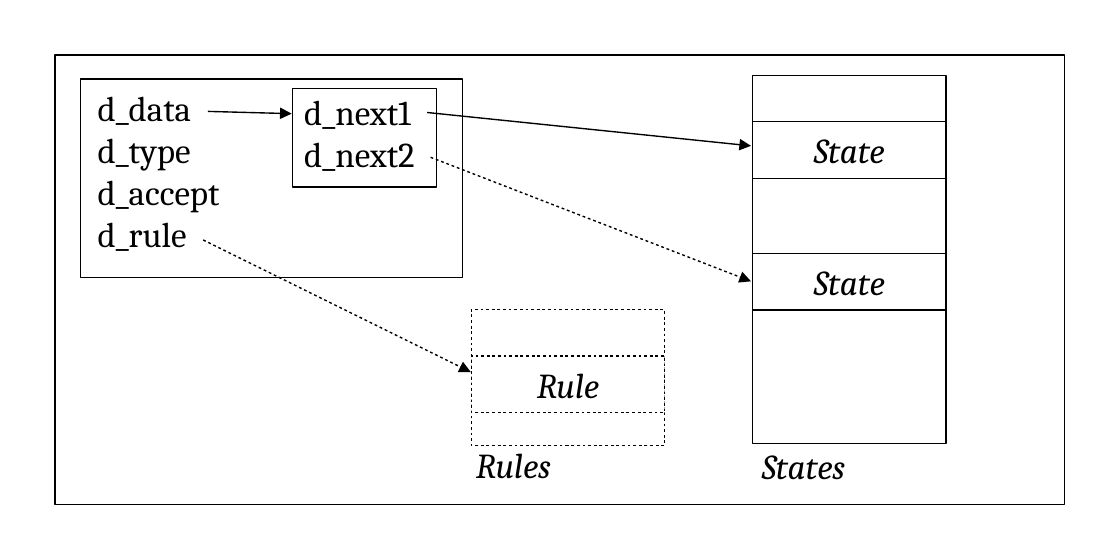
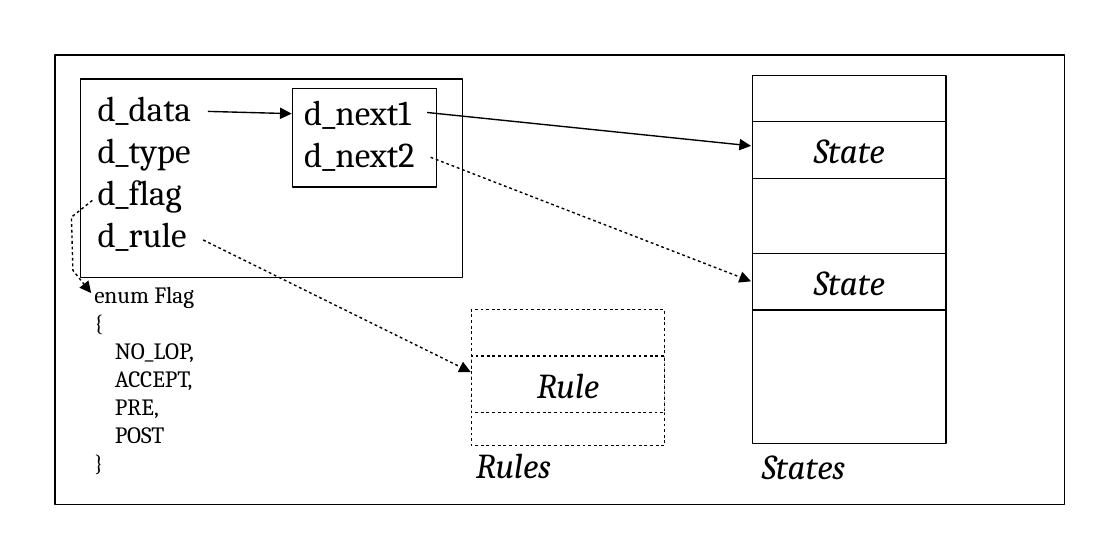
Before and after one commit to fbb-git/flexcpp, a slide deck: slide 1 of flexc++/documentation/manual/images/molds/state.odp. Drawn at 1120x560 pixels with LibreOffice and Linux fonts; fonts in the diff are those of the drawing. Boxes give left, top, right and bottom in pixels: in the first picture for what was removed or moved away, otherwise in the second. Text is boxed around its words. In the diff, an @@ line names an element or a change of style, - is before the commit and + after.

```diff
--- a/flexc++/documentation/manual/images/molds/state.odp
+++ b/flexc++/documentation/manual/images/molds/state.odp
@@ freeform shape added at (71, 200, 92, 293), outline #000000 0.71 pt @@
@@ text at (98, 180, 182, 213): text changed @@
-d_accept
+d_flag
@@ text added at (94, 287, 194, 443), 12 pt, text #000000 @@
+enum Flag
+{
+NO_LOP,
+ACCEPT,
+PRE,
+POST
+}
```
Also in this commit, not shown: 4 other files.
